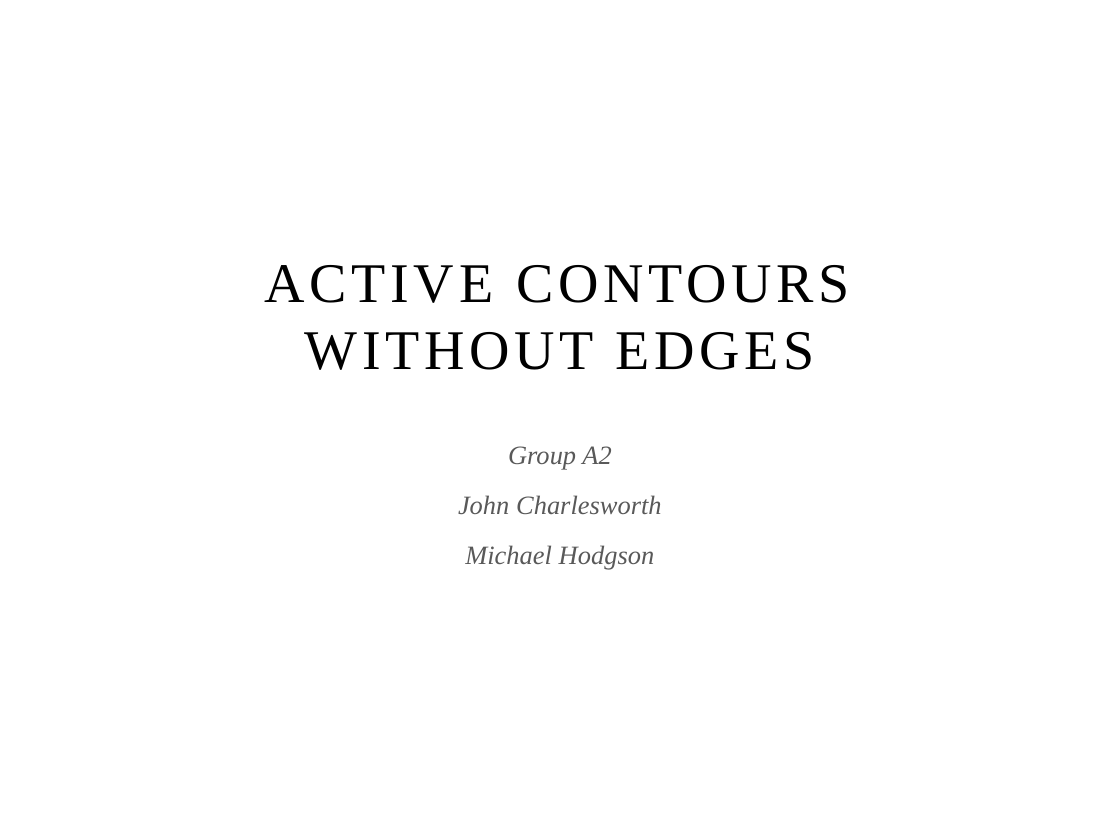
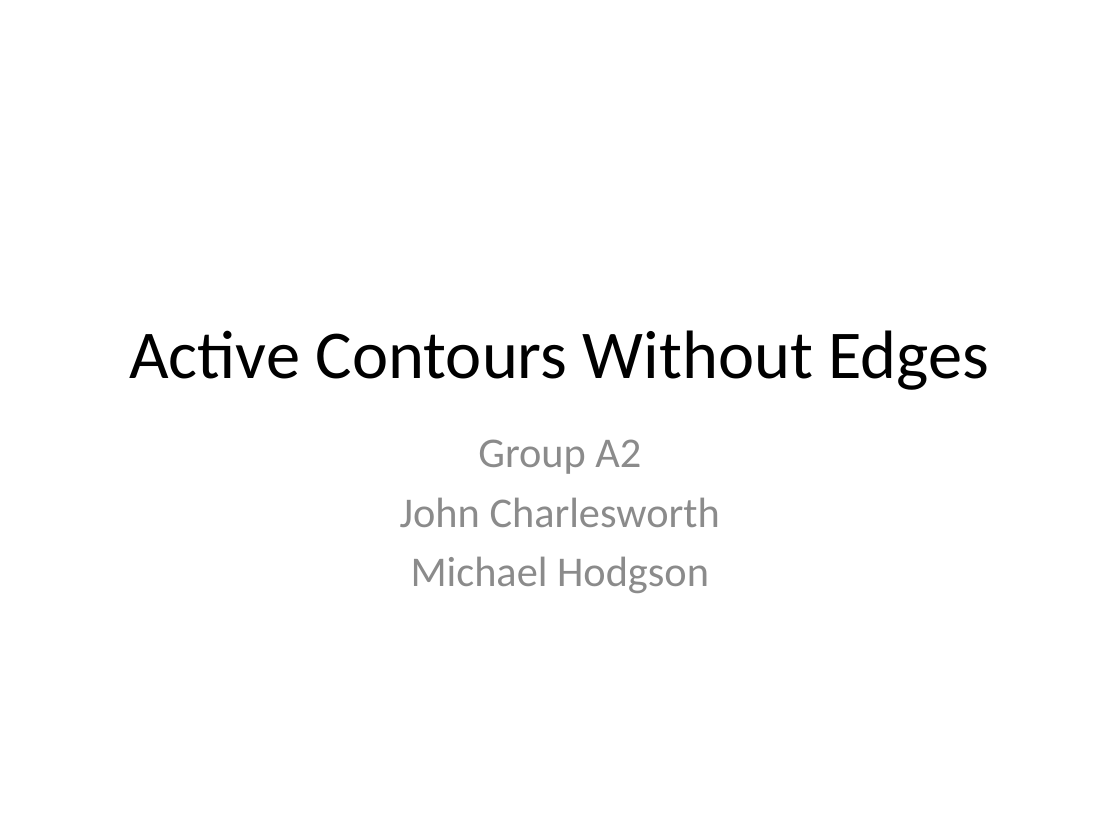
Before and after one commit to michaelwh/activecontnoedge, a slide deck: slide 1 of Active Contours Without Edges.pptx. Drawn at 1120x840 pixels with LibreOffice and Linux fonts; fonts in the diff are those of the drawing; background and template pictures are left out. Boxes give left, top, right and bottom in pixels: in the first picture for what was removed or moved away, otherwise in the second. Text is boxed around its words. In the diff, an @@ line names an element or a change of style, - is before the commit and + after.

```diff
--- a/Active Contours Without Edges.pptx
+++ b/Active Contours Without Edges.pptx
@@ title "Active Contours Without Edges" at <box>129,330,990,390</box>: vertical alignment bottom to middle @@
@@ title at <box>129,330,990,390</box>: text changed; size 36 to 44 pt; font Times New Roman to Calibri @@
-ACTIVE CONTOURS WITHOUT EDGES
+Active Contours Without Edges
@@ subtitle "Group A2" at <box>400,439,720,593</box>: size 17 to 27.2 pt, font Times New Roman to Calibri, text colour #595959 to #8C8C8C, italic off; line spacing 1.4 to 1; more space between paragraphs @@
```
Also in this commit, not shown: 1 other slide changed, 5 slides added, 1 slide removed.
